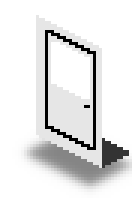
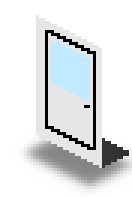
The second 132px x 198px image is a revision of the first. Changes to its layers:
added layer "Glass copy" above "Frame" over [51, 42, 90, 99]
